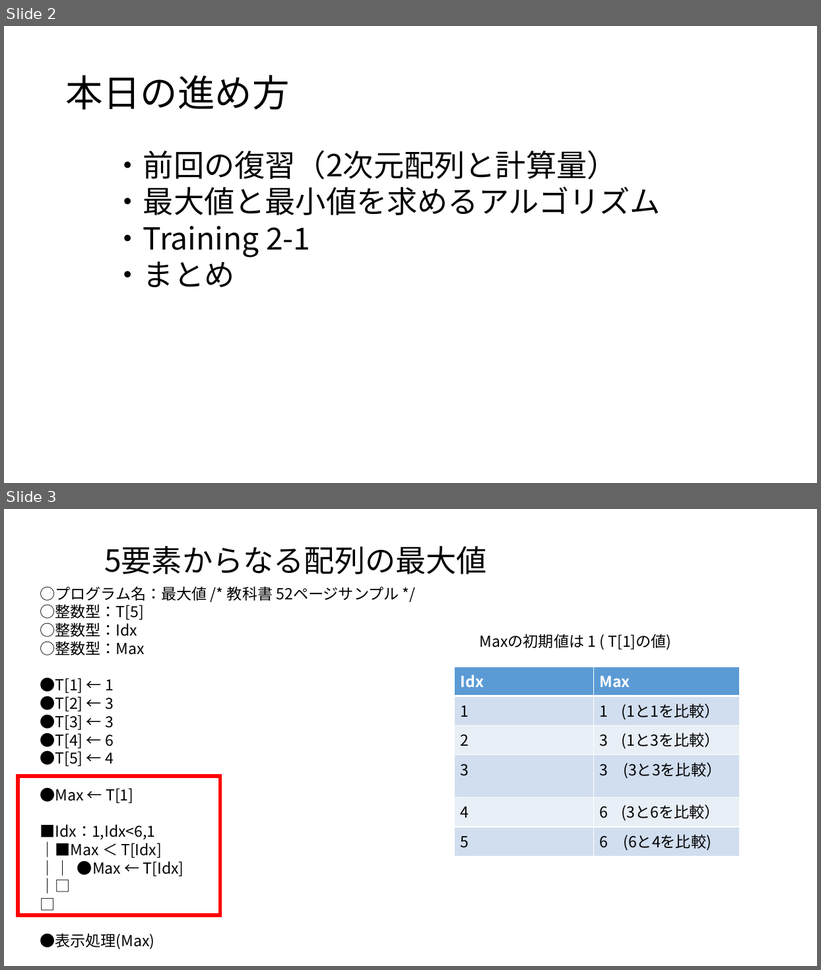
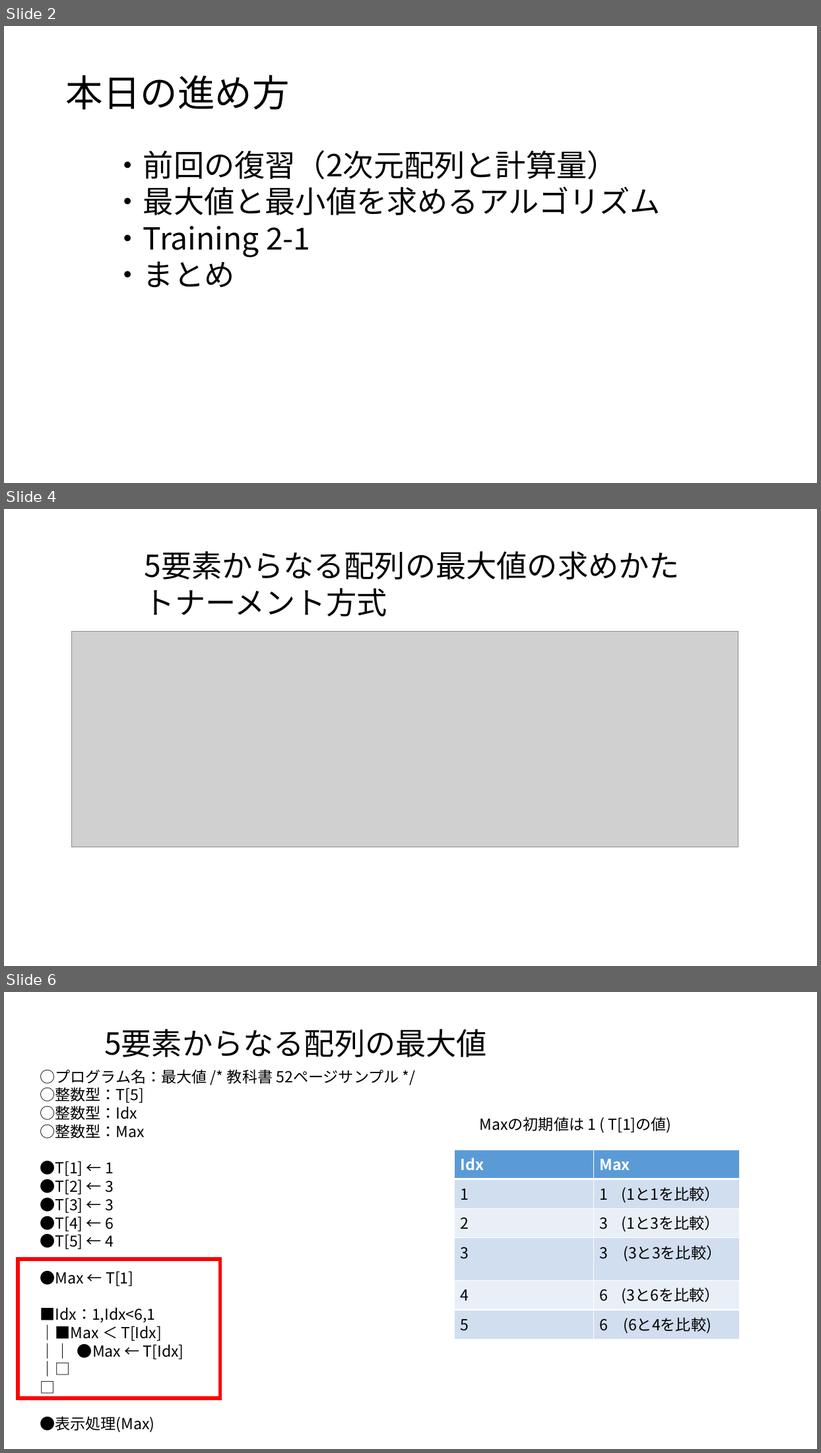
Before and after one commit to masakage/algorithm, a slide deck: docs/第8回最大値最小値を求めるアルゴリズム.pptx. Shown one above the other, each under a label of ours: slides 2 and 3 before the commit, slides 2, 4 and 6 after it; the slides between them are not shown. The pictures are 821x970 and 821x1453 pixels, drawn with LibreOffice and Linux fonts; fonts in the diff are those of the drawing; grey boxes stand for pictures. Boxes give left, top, right and bottom in pixels: in the first picture for what was removed or moved away, otherwise in the second. Text is boxed around its words. In the diff, an @@ line names an element or a change of style, - is before the commit and + after.

```diff
--- a/docs/第8回最大値最小値を求めるアルゴリズム.pptx
+++ b/docs/第8回最大値最小値を求めるアルゴリズム.pptx
@@ slide 4 added at (4,509,817,966), background #FFFFFF @@
@@ text added at (145,551,680,617), 36 pt, text #000000 @@
+5要素からなる配列の最大値の求めかた
+トナーメント方式
@@ picture added at (72,632,739,848) @@
@@ what was slide 3 is now slide 6 @@
```
Also in this commit, not shown: 2 slides changed, 3 other slides added, 1 slide removed.
